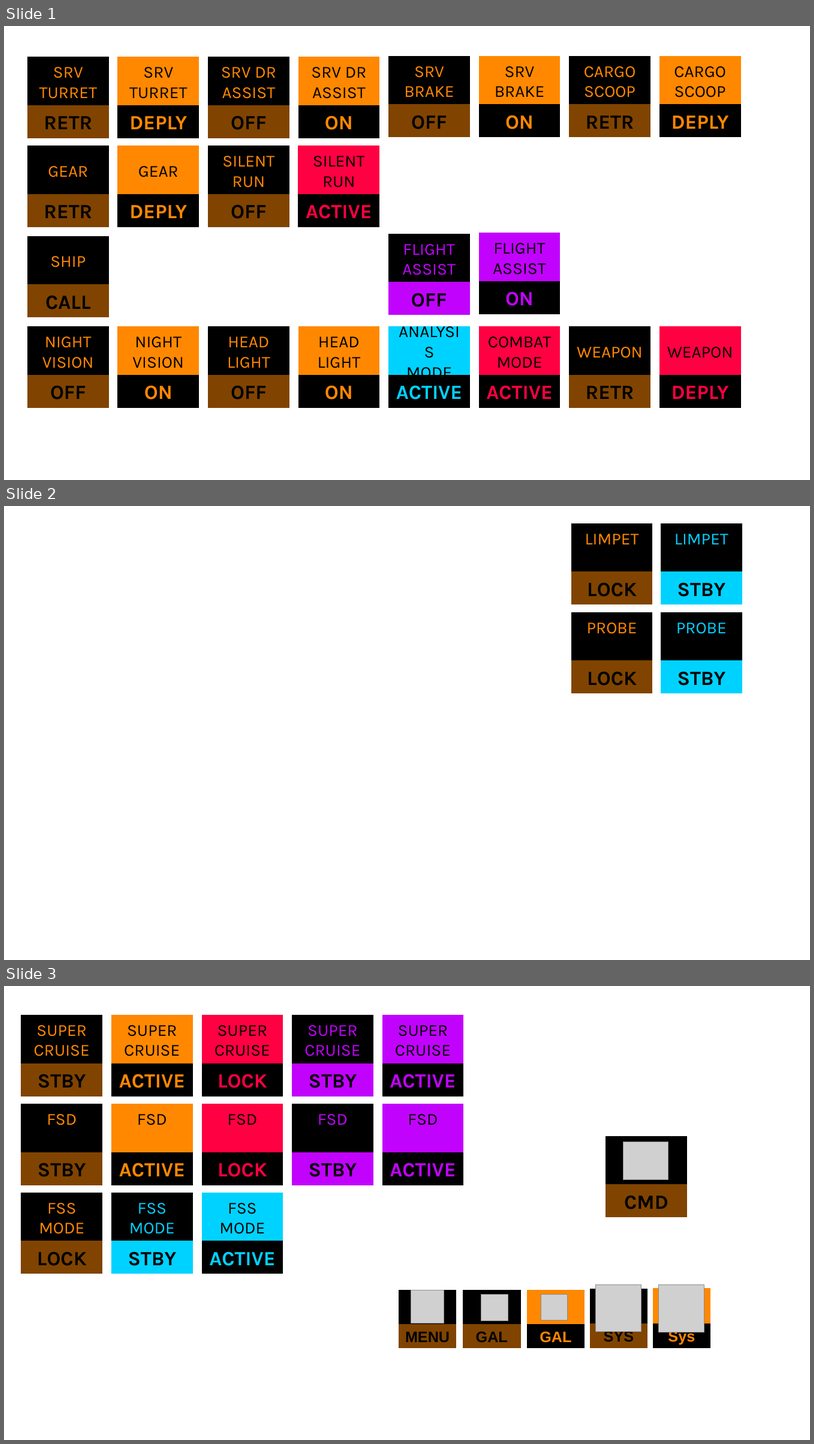
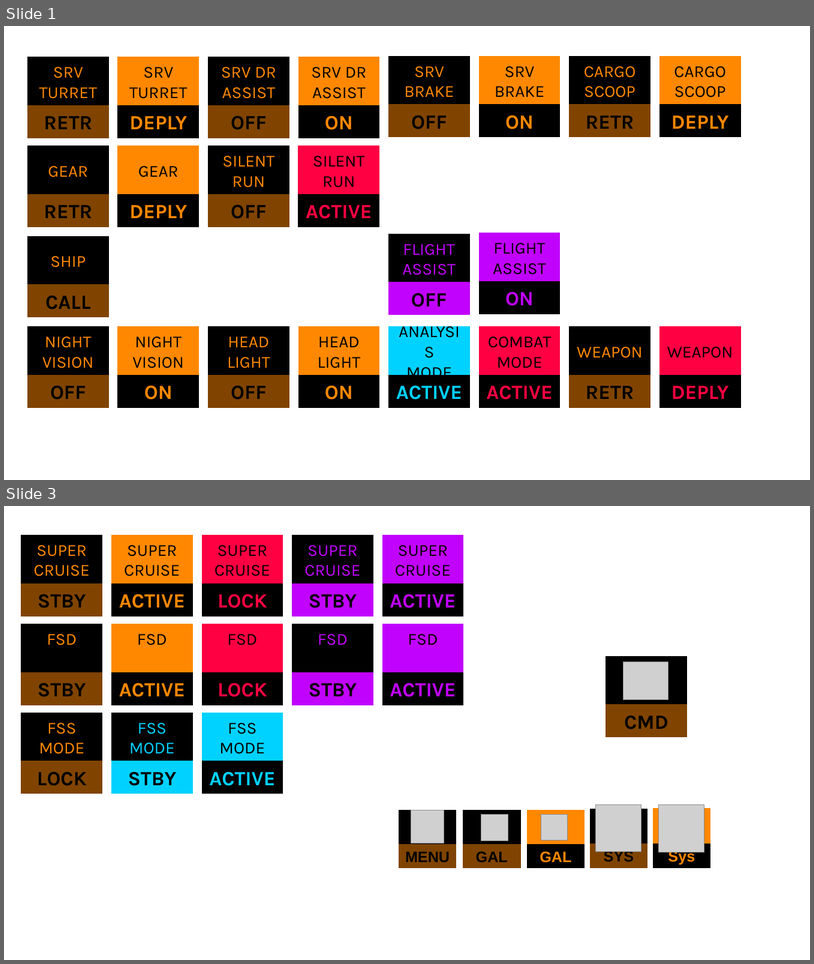
Before and after one commit to Andechs75/Elite-Dangerous-Streamdeck-Icons, a slide deck: EDSI-Template.pptx. Shown one above the other, each under a label of ours: slides 1, 2 and 3 before the commit, slides 1 and 3 after it; the slides between them are not shown. The pictures are 814x1444 and 814x964 pixels, drawn with LibreOffice and Linux fonts; fonts in the diff are those of the drawing; grey boxes stand for pictures. Boxes give left, top, right and bottom in pixels: in the first picture for what was removed or moved away, otherwise in the second. Text is boxed around its words. In the diff, an @@ line names an element or a change of style, - is before the commit and + after.

```diff
--- a/EDSI-Template.pptx
+++ b/EDSI-Template.pptx
@@ slide 2 removed at (4, 506, 810, 960), background #FFFFFF @@
@@ rectangle removed at (572, 523, 653, 572) @@
-LIMPET
@@ rectangle removed at (662, 523, 742, 572) @@
-LIMPET
@@ rectangle removed at (572, 572, 653, 604) @@
-LOCK
@@ rectangle removed at (662, 572, 742, 604) @@
-STBY
@@ rectangle removed at (572, 612, 653, 661) @@
-PROBE
@@ rectangle removed at (662, 612, 742, 661) @@
-PROBE
@@ rectangle removed at (572, 661, 653, 693) @@
-LOCK
@@ rectangle removed at (662, 661, 742, 693) @@
-STBY
```
Also in this commit, not shown: 1 slide added.
